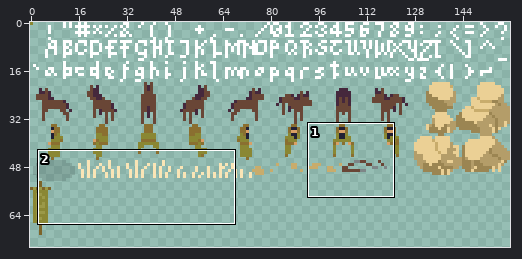
Pixel-art file, stored at src/sprites.aseprite. The picture above shows the old version from afar; the outline marks the close-up.
Close-up. Earlier state:
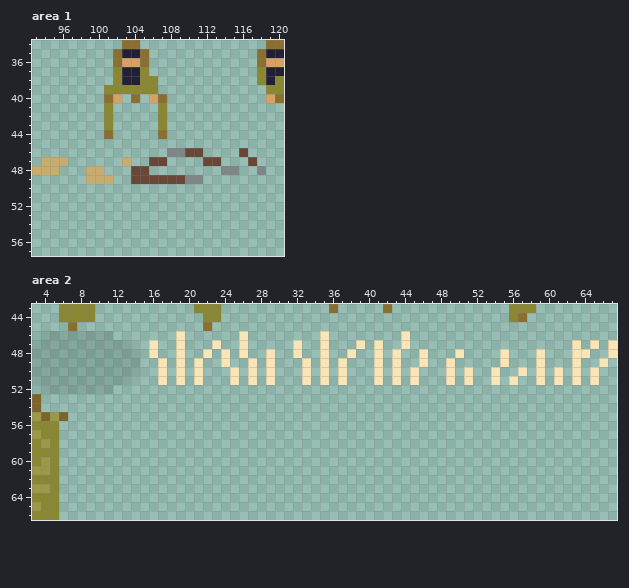
160x112 pixels, 1 frame. Shown: area 1: x 93..120, y 34..57; area 2: x 3..67, y 43..66. The wide view leaves out empty margins.
After the commit:
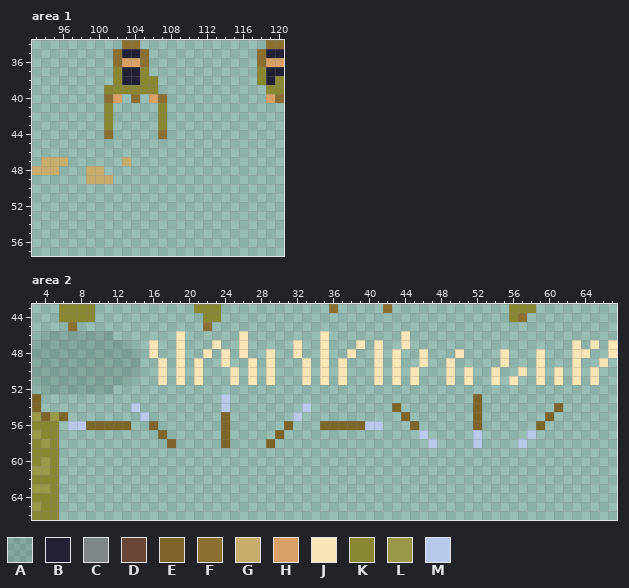
Palette (. is transparent): A #0000001f  B #222034  C #7e8687  D #694636  E #7d6429  F #8a6f30  G #c8ac6c  H #d9a066  J #fae5b6  K #8a8733  L #9b9947  M #b8c9eb
Difference:
Area 1:
y 46: x 108..111 CCDD -> ....; x 116 D -> .
y 47: x 106..107 DD -> ..; x 112..113 DD -> ..; x 117 D -> .
y 48: x 104..105 DD -> ..; x 114..115 CC -> ..; x 118 C -> .
y 49: x 104..111 DDDDDDCC -> ........
Area 2:
y 53: x 24 . -> M; x 52 . -> E
y 54: x 14 . -> M; x 24 . -> M; x 33 . -> M; x 43 . -> E; x 52 . -> E; x 61 . -> E
y 55: x 15 . -> M; x 24 . -> E; x 32 . -> M; x 44 . -> E; x 52 . -> E; x 60 . -> E
y 56: x 7..13 ....... -> MMEEEEE; x 16 . -> E; x 24 . -> E; x 31 . -> E; x 35..41 ....... -> EEEEEMM; x 45 . -> E; x 52 . -> E; x 59 . -> E
y 57: x 17 . -> E; x 24 . -> E; x 30 . -> E; x 46 . -> M; x 52 . -> M; x 58 . -> M
y 58: x 18 . -> E; x 24 . -> E; x 29 . -> E; x 47 . -> M; x 52 . -> M; x 57 . -> M
Pixel boxes of the changes (left, top, right, bottom) in both close-ups:
erased: (131, 148, 266, 184)
added: (221, 394, 437, 448)
added: (473, 394, 482, 448)
added: (68, 403, 176, 448)
added: (518, 403, 563, 448)
